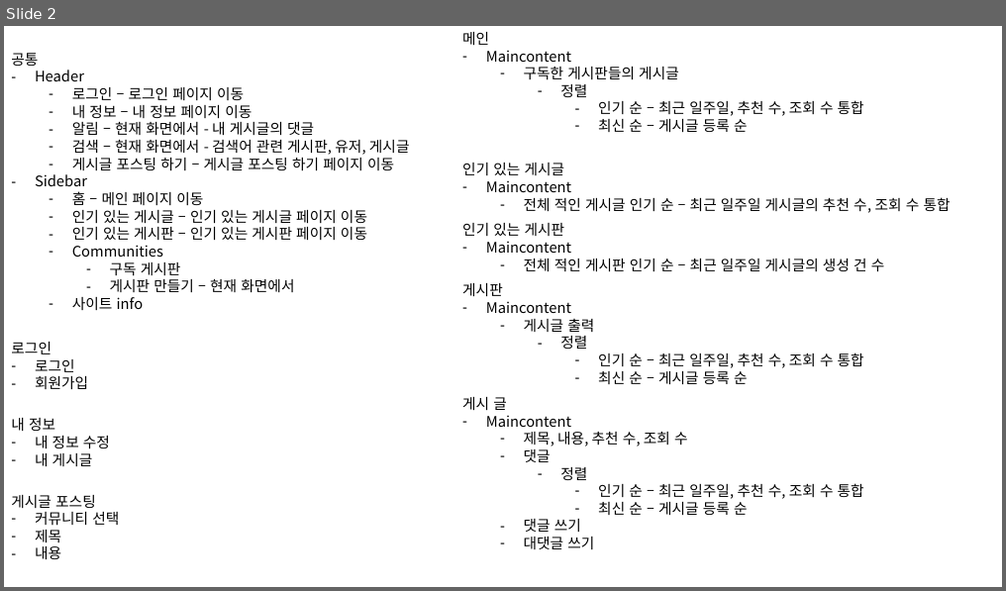
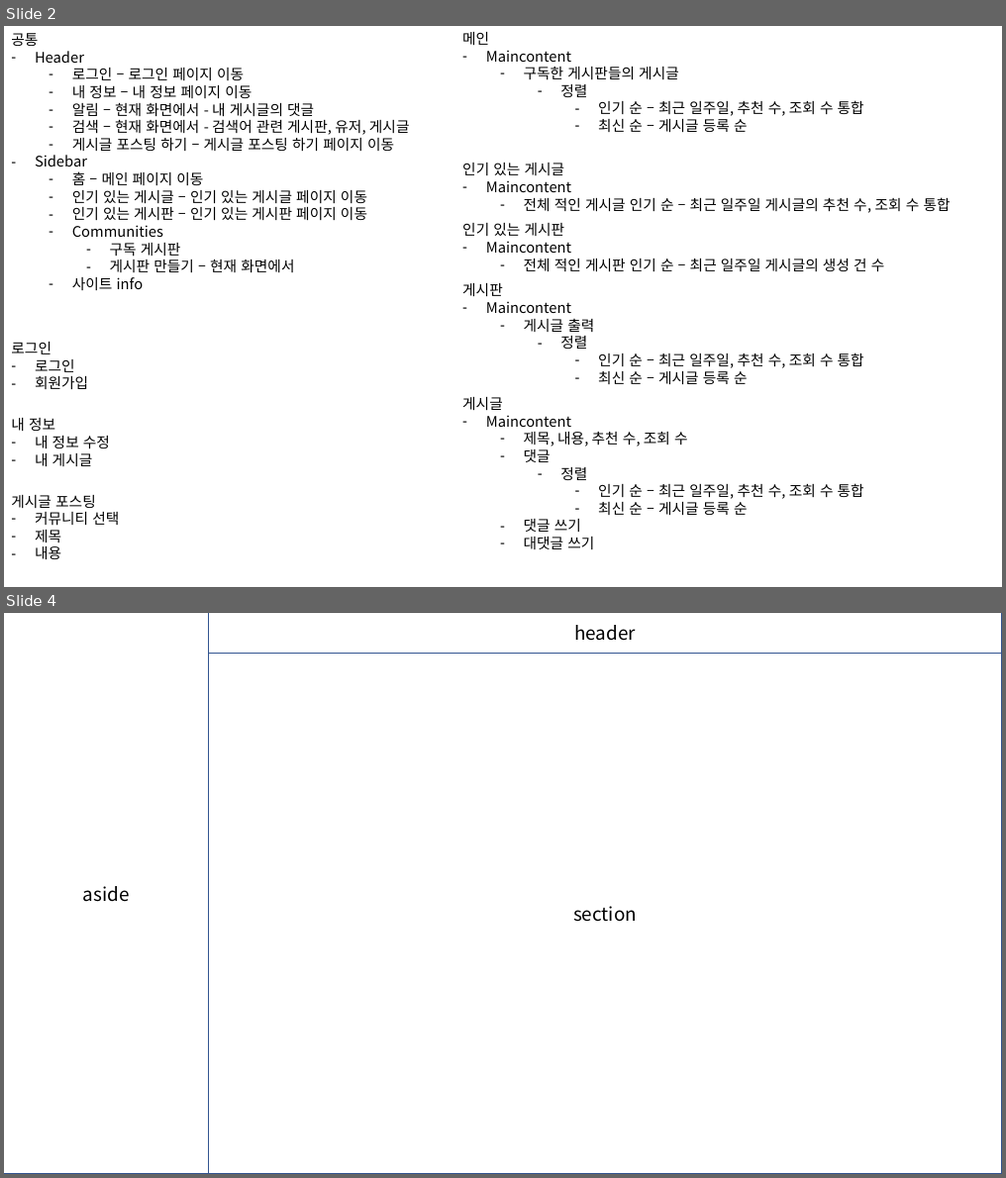
Before and after one commit to heegg02/wooriggiri, a slide deck: chatbot/db 구성.pptx. Shown one above the other, each under a label of ours: slide 2 before the commit, slides 2 and 4 after it; the slides between them are not shown. The pictures are 1006x591 and 1006x1178 pixels, drawn with LibreOffice and Linux fonts; fonts in the diff are those of the drawing. Boxes give left, top, right and bottom in pixels: in the first picture for what was removed or moved away, otherwise in the second. Text is boxed around its words. In the diff, an @@ line names an element or a change of style, - is before the commit and + after.

Commit message:
업데이트 react 연습 및 작업

```diff
--- a/chatbot/db 구성.pptx
+++ b/chatbot/db 구성.pptx
@@ slide 4 added at [4,613,1002,1174], background #FFFFFF @@
@@ rectangle added at [4,613,208,1174], outline #325491 1 pt, 18 pt, text #000000 @@
+aside
@@ rectangle added at [208,613,1002,653], outline #325491 1 pt, 18 pt, text #000000 @@
+header
@@ rectangle added at [208,653,1002,1174], outline #325491 1 pt, 18 pt, text #000000 @@
+section
@@ slide 2 changed as well @@
@@ text "공통": place and size @@
-text "공통" at [11,53,410,310]
+text "공통" at [11,33,410,290]
@@ text at [462,397,503,410]: spaces changed @@
-게시 글
+게시글
```
Also in this commit, not shown: 1 other slide changed, 1 other slide added, 1 slide removed, 18 other files.
